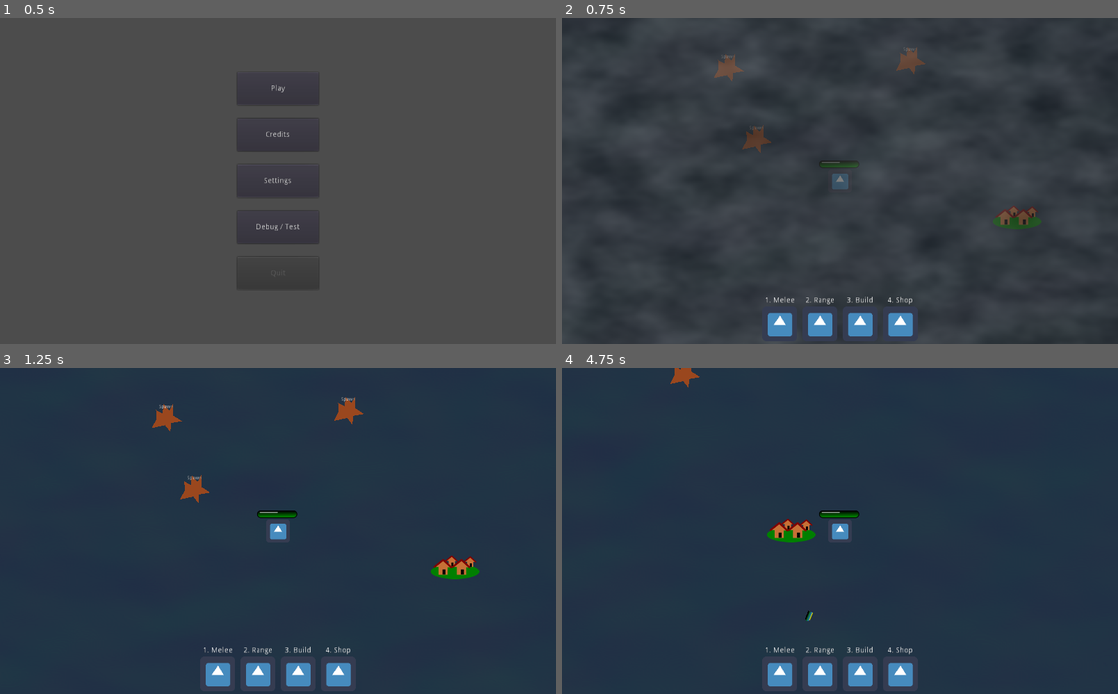
Above: before the commit, frames 1-4 (two rows, left to right).
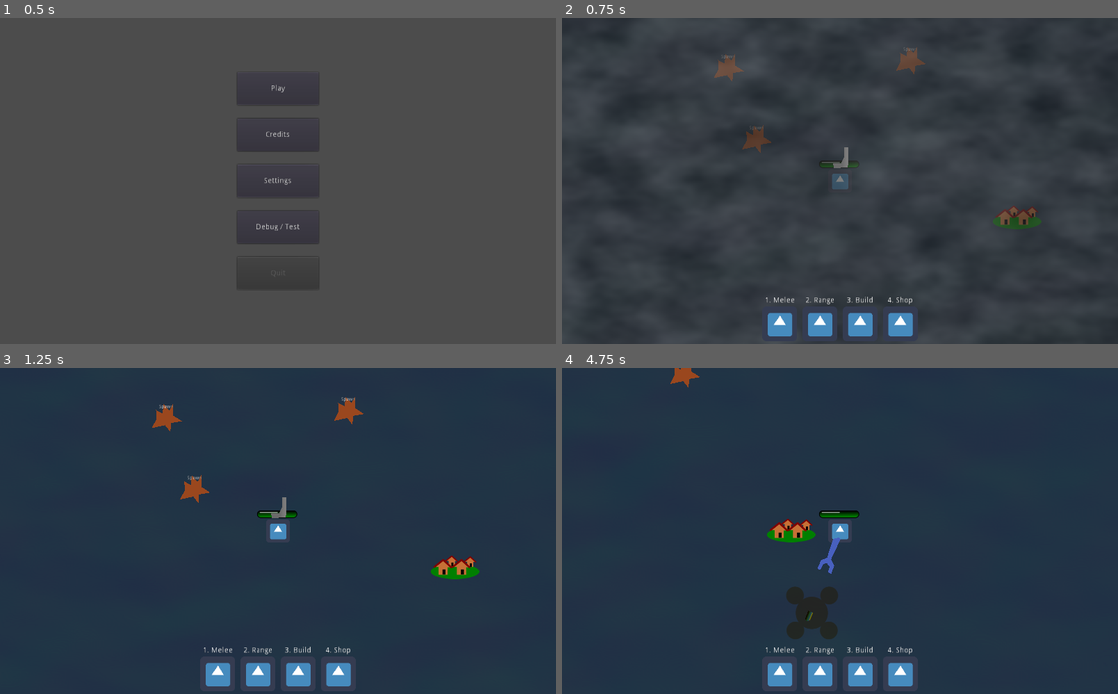
Above: after the commit, the same moments.

Repository: smclaughlan/GWJ52
Game: Godot game, scene res://Main.tscn
Two runs of this game, one before a commit and one after it. Both use one fixed random seed, a clock stepped at 60 frames per second and the inputs below. The engine's default icon, where the game draws it, is replaced by a stand-in: a white triangle on a blue panel in a dark square.
Inputs (mouse positions are in pixels of both pictures, inside the frame that each line leads up to):
- Up to frame 1 (0.5 s): no input
- Up to frame 2 (0.75 s): click "Play" at 0.5 s
- Up to frame 3 (1.25 s): no input
- Up to frame 4 (4.75 s): click (778, 674) at 1.27 s; tap Enter at 2 s; move the mouse to (962, 514) at 2.02 s; hold Right (ui_right) 2.03-2.78 s; hold G (build) 2.03-2.78 s; tap Space (shoot) at 2.3, 2.85, 4.55 s; move the mouse to (728, 547) at 2.77 s; hold Down (ui_down) 2.78-3.53 s; tap B (toggle_towerbuild) at 3.05, 3.6 s; move the mouse to (895, 459) at 3.52 s; hold Right (ui_right) 3.53-4.28 s; hold G (build) 3.53-4.28 s; move the mouse to (812, 596) at 4.27 s; hold Up (ui_up) from 4.28 s (still down); tap G (build) at 4.35 s

Frame 1 is identical in both runs. In frame 2, less than 0.1% of the frame differs, in the area x 48-52%, y 39-47%; in frame 3, less than 0.1%; in frame 4, 1.1%, in the area x 40-51%, y 52-84%.

Commit message:
moving logic into equippable tools

Diff:
--- a/GodotProject/Scenes/Objects/Tools/ConstructionWrench.gd
+++ b/GodotProject/Scenes/Objects/Tools/ConstructionWrench.gd
@@ -1,3 +1,7 @@
+# used for placing and repairing towers
+
+# maybe later we'll change the wrench to be repair only, and a blueprint can be for placing towers
+
 extends Node2D
 
 var player
@@ -7,6 +11,7 @@
 var tower_buildmode_visual = null
 
 var action_to_use : String
+var equipped : bool = false
 
 enum States { INITIALIZING, STORED, ACTIVE }
 var State = States.INITIALIZING
@@ -20,29 +25,20 @@
 
 
 func _unhandled_input(event):
-
-	if not State == States.ACTIVE:
+	if !equipped or State != States.ACTIVE:
 		return
-
-	if Input.is_action_just_released("toggle_towerbuild"):
-		toggle_towerbuildmode()
-	update_tower_build_visual()
+	elif Input.is_action_just_pressed(action_to_use) and tower_buildmode_visual.can_place:
+		spawn_tower()
 
 
-	if event.is_action_pressed("build"):
-		# spawn a tower in the target location
-		var tower = preload("res://Scenes/Towers/PlaceholderTower.tscn").instance()
-		var towerPosition = $Sprite/TargetPosition.get_global_position()
+func spawn_tower():
+	var new_tower = tower_base_scene.instance()
+	new_tower.global_position = tower_buildmode_visual.global_position
 
-		# this should be a signal to ask the map to spawn the tower
-		Global.current_map.add_child(tower )
-		tower.set_global_position(towerPosition)
+	if Global.current_map != null and is_instance_valid(Global.current_map):
+		Global.current_map.add_child(new_tower)
+		new_tower.init("fire")
 
-	if Input.is_action_just_released(action_to_use) and is_placing_tower and tower_buildmode_visual.can_place:
-		var new_tower = tower_base_scene.instance()
-		new_tower.global_position = tower_buildmode_visual.global_position
-		get_tree().get_root().add_child(new_tower)
-		new_tower.init("fire")
 
 
 func toggle_towerbuildmode():
@@ -51,7 +47,10 @@
 		# Create green tower base to visualize where tower will be placed.
 		tower_buildmode_visual = tower_buildmode.instance()
 		tower_buildmode_visual.store_player(self)
-		get_tree().get_root().add_child(tower_buildmode_visual)
+		if Global.current_map != null and is_instance_valid(Global.current_map):
+			Global.current_map.add_child(tower_buildmode_visual)
+		else:
+			get_tree().get_root().add_child(tower_buildmode_visual)
 	else:
 		# Stop showing the green tower base visual.
 		tower_buildmode_visual.queue_free()
@@ -69,12 +68,15 @@
 
 
 func enable(actionKey : String):
-	$Sprite.visible = true
+	visible = true
 	action_to_use = actionKey
 	State = States.ACTIVE
+	equipped = true
+	toggle_towerbuildmode()
+	update_tower_build_visual()
 
 func disable():
-	$Sprite.visible = false
+	visible = false
 	State = States.STORED
 	queue_free() # don't worry, player has a duplicate
 
--- a/GodotProject/Scenes/Objects/Towers/TowerBuildmode.gd
+++ b/GodotProject/Scenes/Objects/Towers/TowerBuildmode.gd
@@ -12,6 +12,8 @@
 
 
 func _physics_process(delta):
+
+
 	# If the player is too far away, can't place.
 	var distance_to_player = global_position.distance_to(player.global_position)
 
--- a/GodotProject/Scenes/Objects/Weapons/Gun.gd
+++ b/GodotProject/Scenes/Objects/Weapons/Gun.gd
@@ -22,6 +22,7 @@
 
 func init(myShooter): # aka human player
 	shooter = myShooter
+	set_global_position(shooter.global_position)
 	if shooter.has_method("_on_knockback"):
 		var _err = connect("shot", shooter, "_on_knockback")
 	else:
@@ -60,12 +61,12 @@
 		emit_signal("shot", impulseVector)
 
 func enable(actionString:String):
-	$Sprite.visible = true
+	visible = true
 	equipped = true
 	action_to_use = actionString
 
 func disable():
-	$Sprite.visible = false
+	visible = false
 	equipped = false
 	action_to_use = ""
 	queue_free() # don't worry, player has a duplicate
--- a/GodotProject/Scenes/Objects/Weapons/Gun.tscn
+++ b/GodotProject/Scenes/Objects/Weapons/Gun.tscn
@@ -18,6 +18,7 @@
 script = ExtResource( 1 )
 
 [node name="Sprite" type="Sprite" parent="."]
+z_index = 1
 
 [node name="TempGunPolygon" type="Polygon2D" parent="Sprite"]
 offset = Vector2( 17, 5 )
